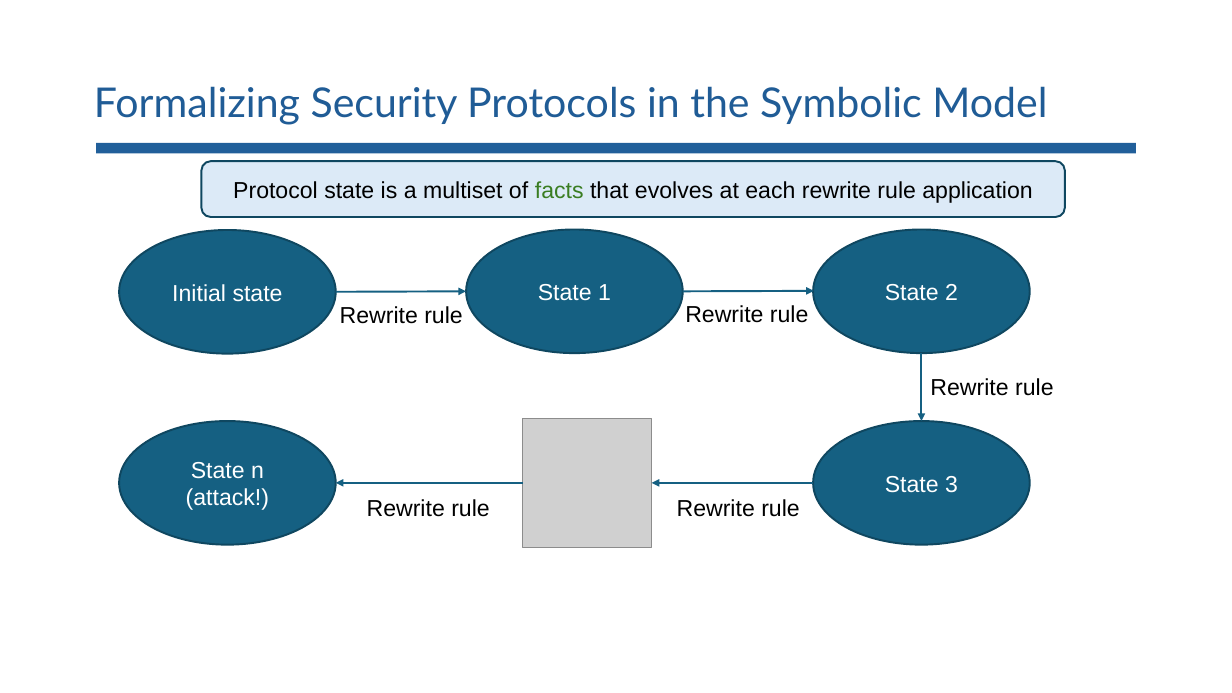
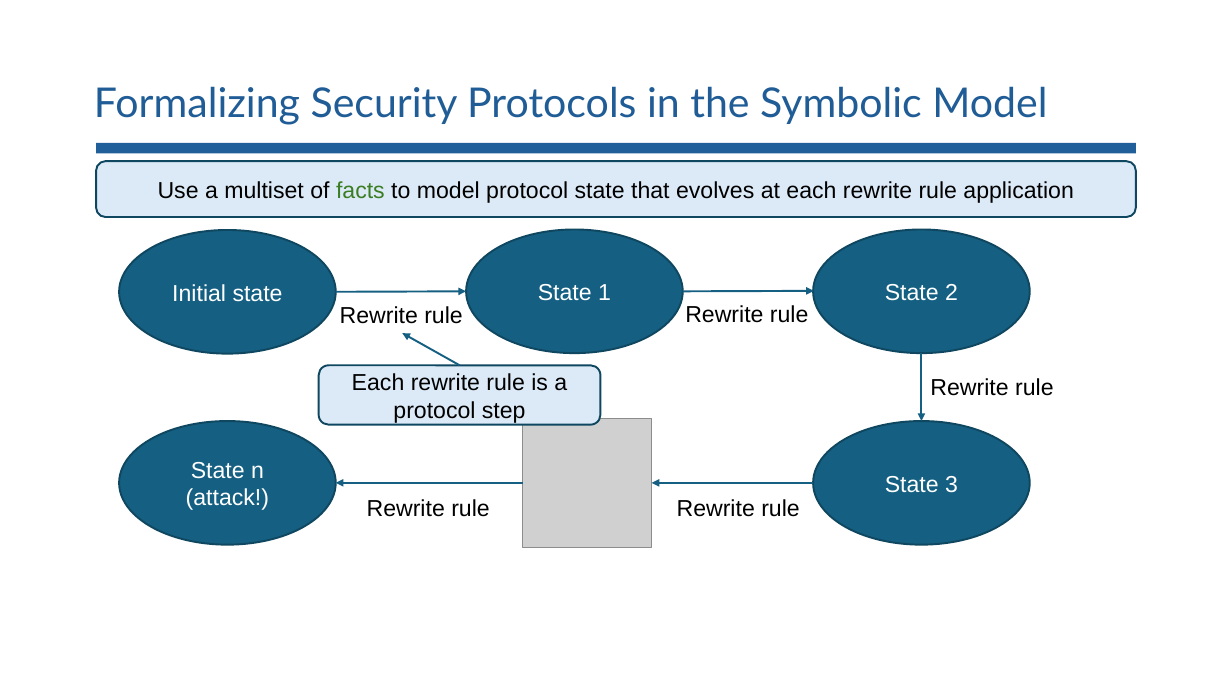
Before and after one commit to lorchrob/comp_slides, a slide deck: slide 36 of comp.pptx (slide 37 before the commit). Drawn at 1232x693 pixels with LibreOffice and Linux fonts; fonts in the diff are those of the drawing; grey boxes stand for pictures. Boxes give left, top, right and bottom in pixels: in the first picture for what was removed or moved away, otherwise in the second. Text is boxed around its words. In the diff, an @@ line names an element or a change of style, - is before the commit and + after.

```diff
--- a/comp.pptx
+++ b/comp.pptx
@@ rounded rectangle "Use a multiset of facts ...": place and size @@
-rounded rectangle "Use a multiset of facts ..." at bbox=[201, 161, 1065, 216]
+rounded rectangle "Use a multiset of facts ..." at bbox=[96, 161, 1136, 216]
@@ text in rounded rectangle at bbox=[158, 181, 1073, 203]: text changed @@
-Protocol state is a multiset of facts that evolves at each rewrite rule application
+Use a multiset of facts to model protocol state that evolves at each rewrite rule application
@@ arrow added from (459, 365) to (402, 334), #156082 1.5 pt @@
@@ rounded rectangle added at bbox=[319, 365, 601, 424], fill #DCEAF7, outline #104760 1.5 pt, 18 pt, text #000000 @@
+Each rewrite rule is a protocol step
```
Also in this commit, not shown: 55 other slides changed, 2 slides removed.
